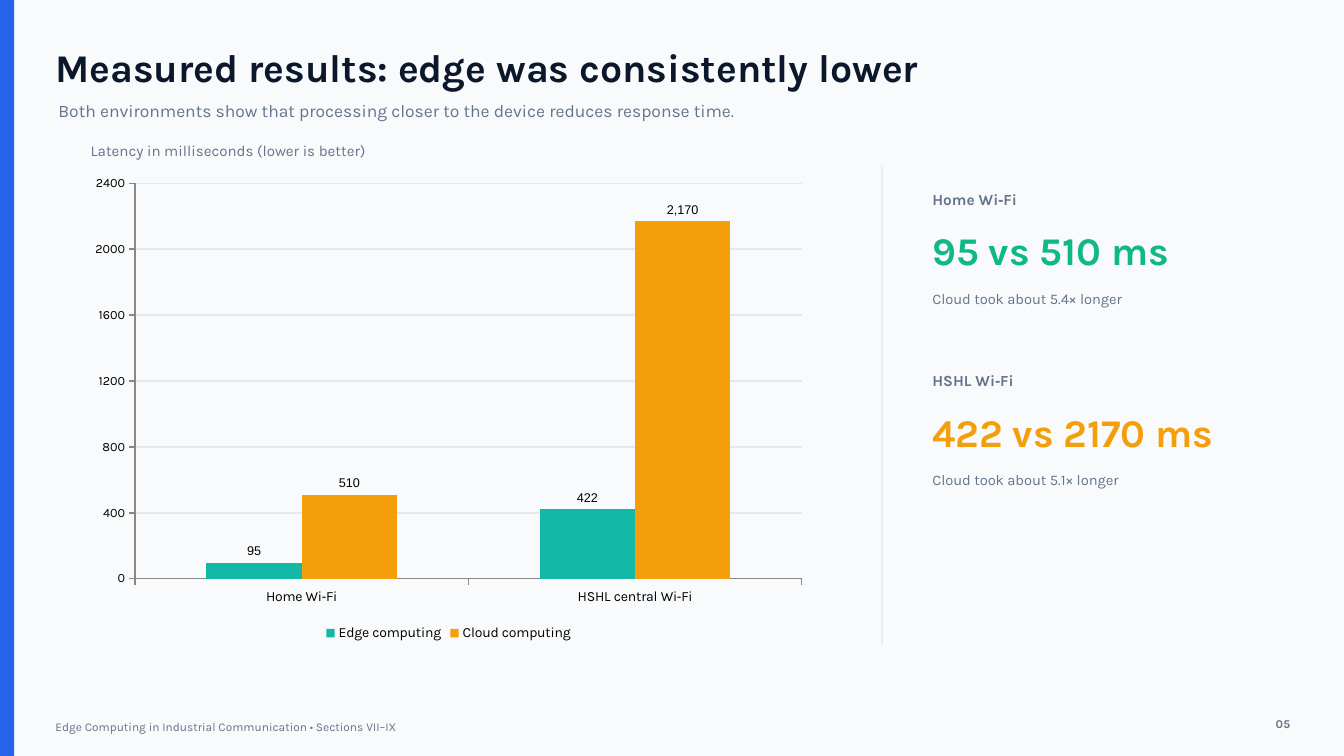
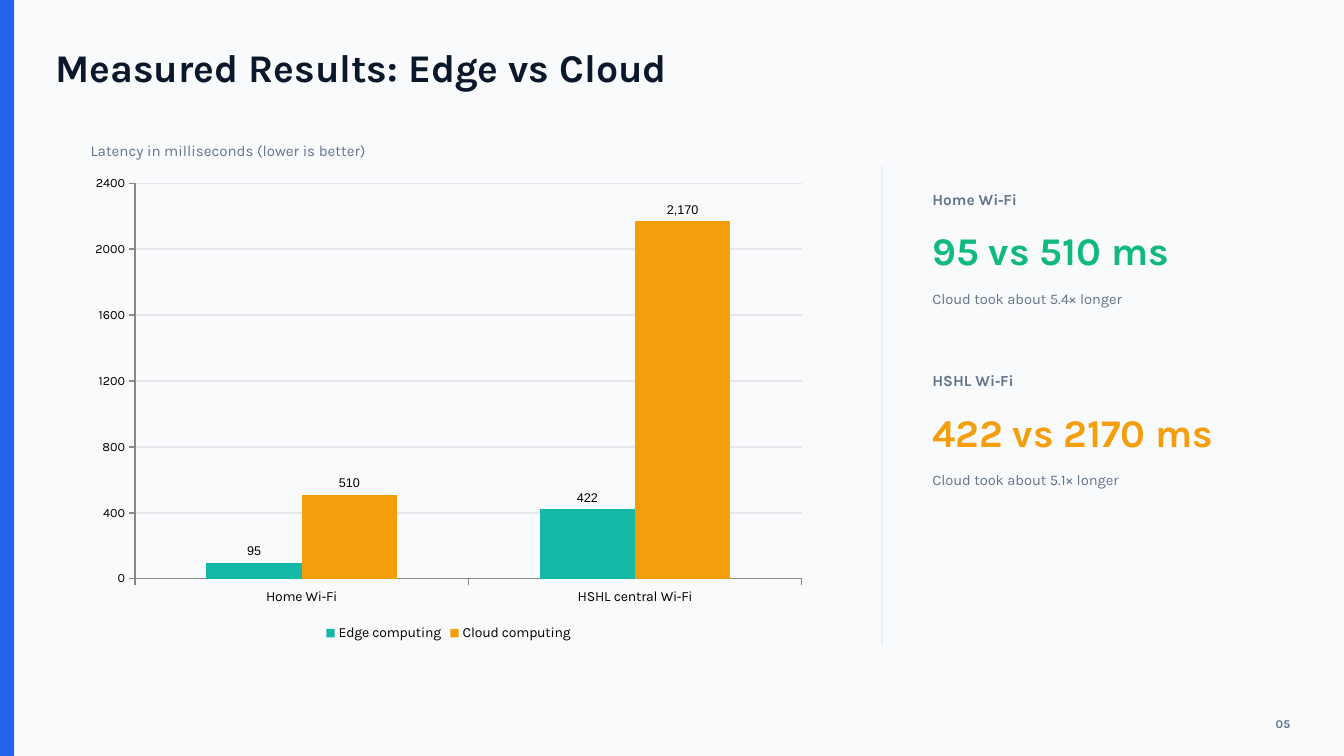
Before and after one commit to sohan2961/SS2026_ICS_Team_A5, a slide deck: slide 4 of Presentation/Edge_vs_Cloud_Latency_Presentation.pptx (slide 5 before the commit). Drawn at 1344x756 pixels with LibreOffice and Linux fonts; fonts in the diff are those of the drawing. Boxes give left, top, right and bottom in pixels: in the first picture for what was removed or moved away, otherwise in the second. Text is boxed around its words. In the diff, an @@ line names an element or a change of style, - is before the commit and + after.

```diff
--- a/Presentation/Edge_vs_Cloud_Latency_Presentation.pptx
+++ b/Presentation/Edge_vs_Cloud_Latency_Presentation.pptx
@@ text at (55, 55, 667, 92): text changed @@
-Measured results: edge was consistently lower
+Measured Results: Edge vs Cloud
@@ text removed at (58, 105, 734, 121) @@
-Both environments show that processing closer to the device reduces response time.
@@ text removed at (55, 723, 396, 734) @@
-Edge Computing in Industrial Communication • Sections VII–IX
```
Also in this commit, not shown: 3 other slides changed, 4 slides removed.
